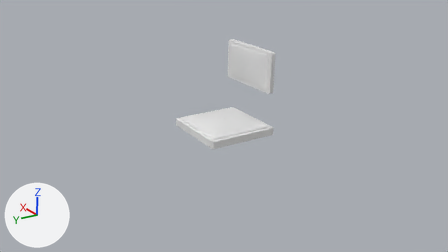
An edit to the Blender file assets/items/office chair.blend, drawn before and after from the same camera.
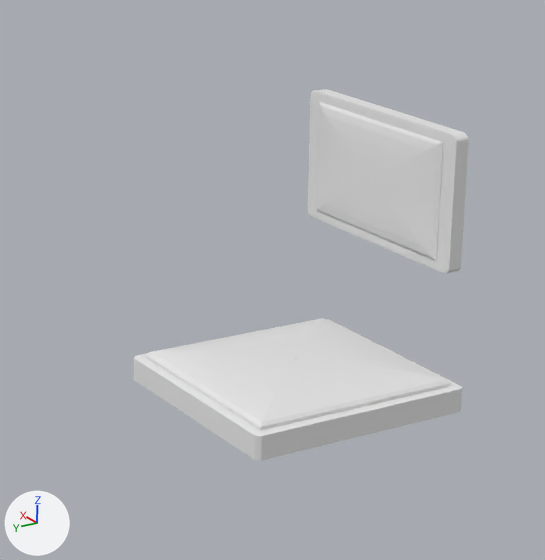
There are two pictures of each version: one from the file's camera 'Camera', one close up on the part from 31% to 67% of the width and 5% to 71% of the height. Every picture has the same lights, and +X, +Y and +Z are marked at lower left. The same objects are shown in both versions, whatever each file hides.

Names of what the first close-up shows: 'Back', 'Base'.
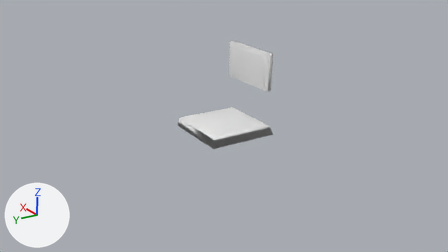
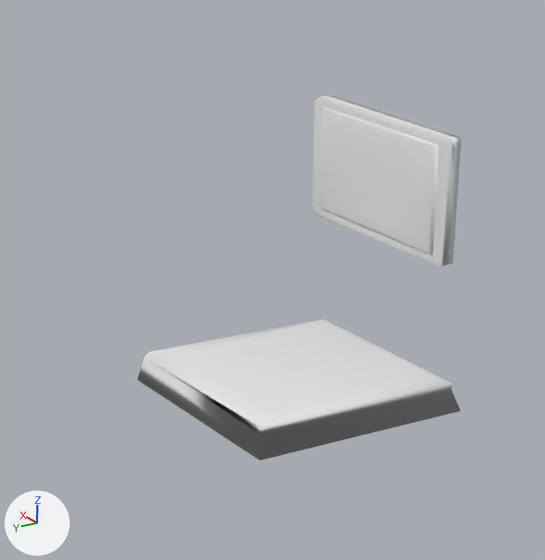
Commit message: Cancer chair

The edits, one by one:
me_cube_002 is used by ob_back; location (0.0, 0.0, 0.873); scale (0.465, 0.03, 0.26).
me_cube_002 had 1232 vertices, 1234 faces and spanned x -1.0..1.0, y -13.67..-10.7, z 1.94..3.94.
me_cube_002 now has 66 vertices, 80 faces and spans x -1.03..0.97, y -1.69..1.21, z -1.03..0.97.
me_cube_002 part 1: 1232 vertices removed from x -1.0..1.0, y -13.67..-10.7, z 1.94..3.94.
me_cube_002 part 2: 66 vertices added at x -1.03..0.97, y -1.69..1.21, z -1.03..0.97.
me_cube_002 part 3: the surface is now shaded smooth.
me_cube_001 is used by ob_base; location (0.0, 0.0, 0.873); scale (0.465, 0.465, 0.049).
me_cube_001 had 808 vertices, 802 faces, 4 loose edges and spanned x -1.0..1.0, y -1.0..1.0, z -1.11..2.06.
me_cube_001 now has 31 vertices, 37 faces, 1 loose edge and spans x -0.98..0.96, y -0.98..0.96, z -1.11..2.06.
me_cube_001 part 4: 777 vertices removed from x -1.0..1.0, y -1.0..1.0, z -1.11..2.06.
Object 'Back' (ob_back) moves from (0.0, 0.0, 0.873) to (0.012, -0.359, 1.644).
Object 'Back' (ob_back) is rescaled from (0.465, 0.03, 0.26) to (0.435, 0.03, 0.243).
Object 'Base' (ob_base) is rescaled from (0.465, 0.465, 0.049) to (0.468, 0.468, 0.049).

Changed parts and their boxes [x1, y1, x2, y2] in the close-ups (545 x 560 px):
'Base', reshaped, rescaled: before [134, 318, 462, 461]; after [137, 319, 460, 460]
'Back', reshaped, moved, rescaled (7% narrower, 8% shorter): before [308, 89, 469, 273]; after [312, 96, 461, 266]
part 1 of me_cube_002, deleted: before [308, 89, 469, 273]
part 2 of me_cube_002, added: after [312, 96, 461, 266]
part 4 of me_cube_001, deleted: before [134, 318, 462, 461]
